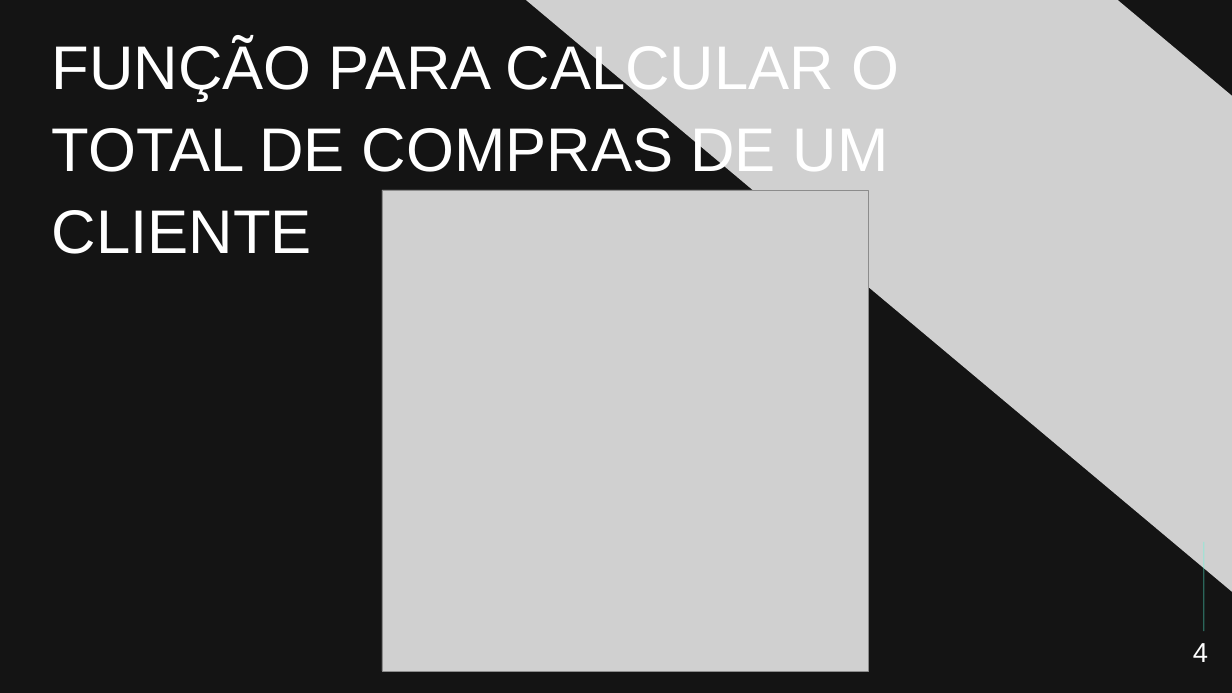
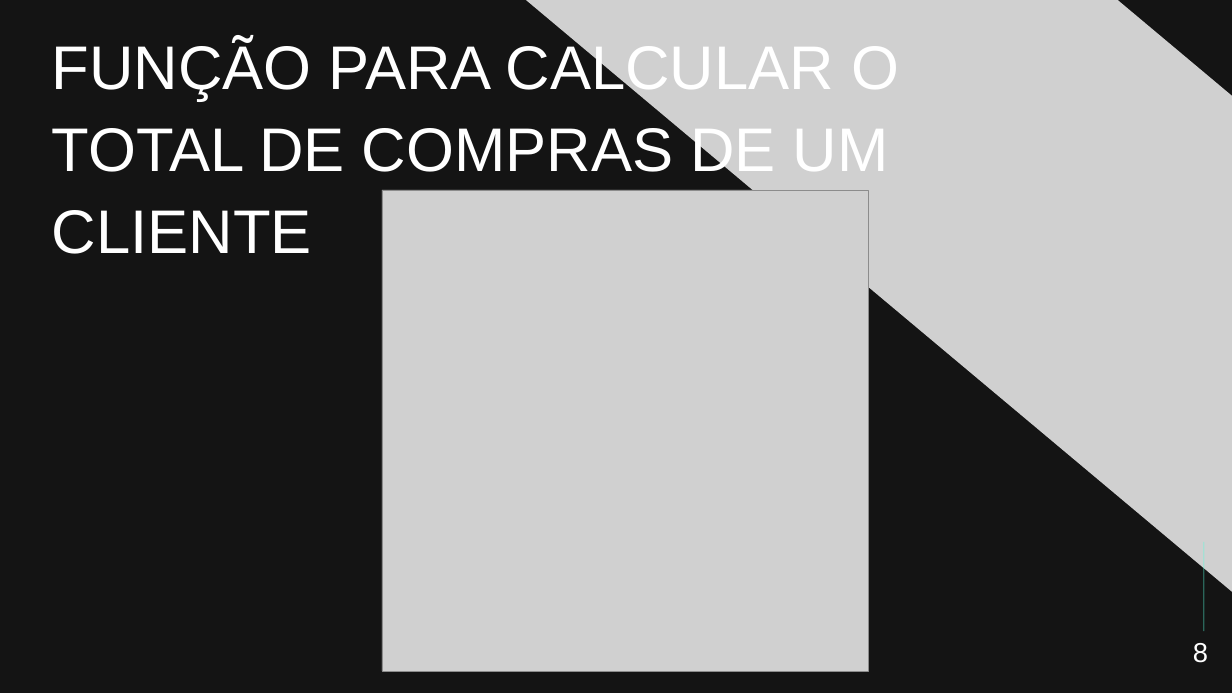
Before and after one commit to diaraujo115/BANCO-DE-DADOS, a slide deck: slide 8 of projeto dam/Projet Banco de Dados[1].pptx. Drawn at 1232x693 pixels with LibreOffice and Linux fonts; fonts in the diff are those of the drawing; grey boxes stand for pictures. Boxes give left, top, right and bottom in pixels: in the first picture for what was removed or moved away, otherwise in the second. Text is boxed around its words. In the diff, an @@ line names an element or a change of style, - is before the commit and + after.

```diff
--- a/projeto dam/Projet Banco de Dados[1].pptx
+++ b/projeto dam/Projet Banco de Dados[1].pptx
@@ text at (1193, 643, 1208, 663): text changed @@
-4
+8
```
Also in this commit, not shown: 5 other slides changed.
